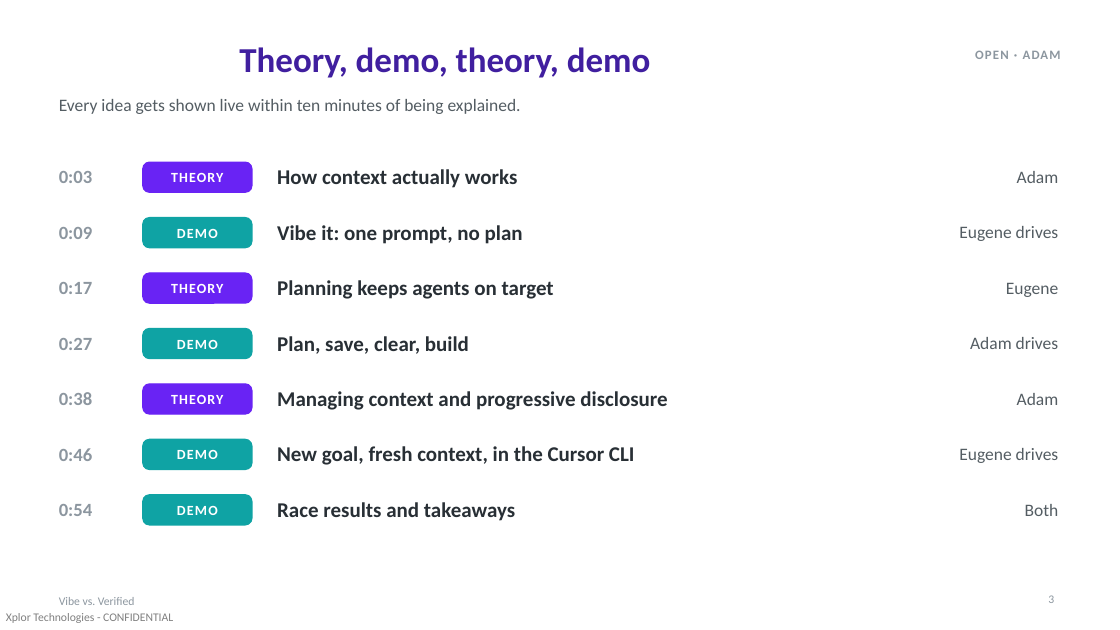
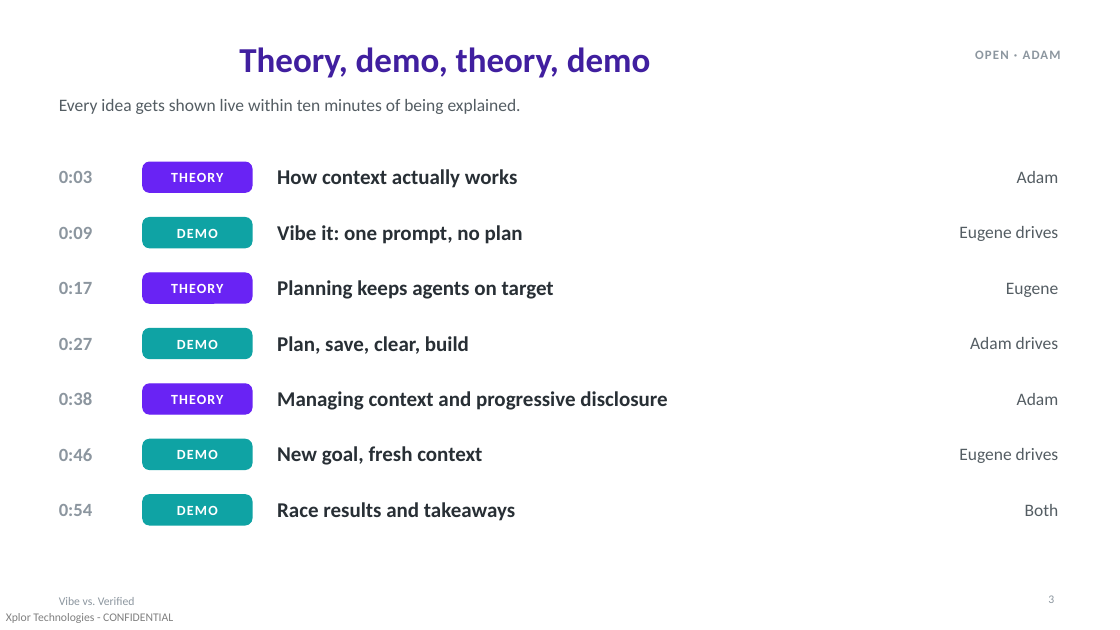
Before and after one commit to AdamMiddendorf/token-efficiency-demo, a slide deck: slide 3 of presentation/vibe-vs-verified.pptx. Drawn at 1120x630 pixels with LibreOffice and Linux fonts; fonts in the diff are those of the drawing. Boxes give left, top, right and bottom in pixels: in the first picture for what was removed or moved away, otherwise in the second. Text is boxed around its words. In the diff, an @@ line names an element or a change of style, - is before the commit and + after.

```diff
--- a/presentation/vibe-vs-verified.pptx
+++ b/presentation/vibe-vs-verified.pptx
@@ text at bbox=[277, 446, 482, 465]: text changed @@
-New goal, fresh context, in the Cursor CLI
+New goal, fresh context
```
Also in this commit, not shown: 4 other slides changed, 9 other files.
